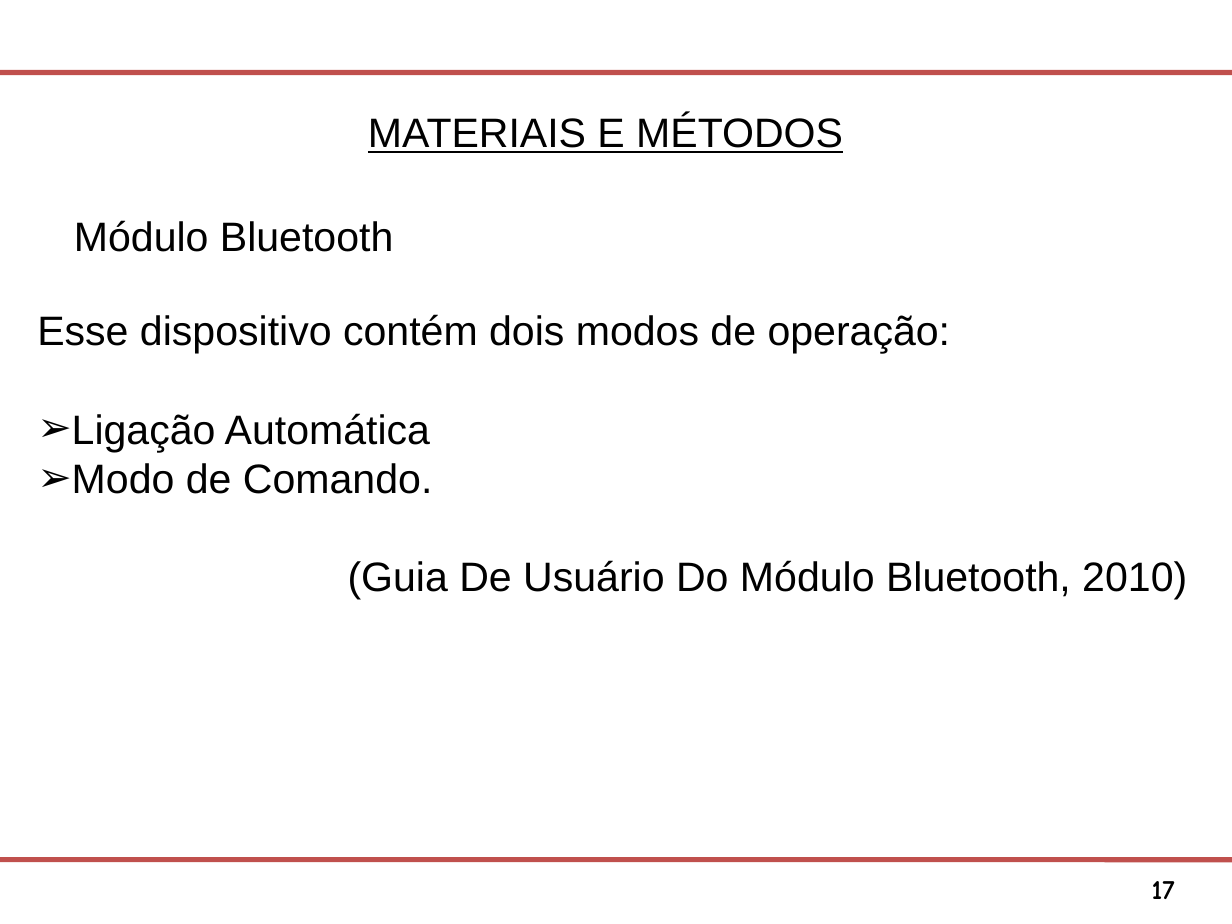
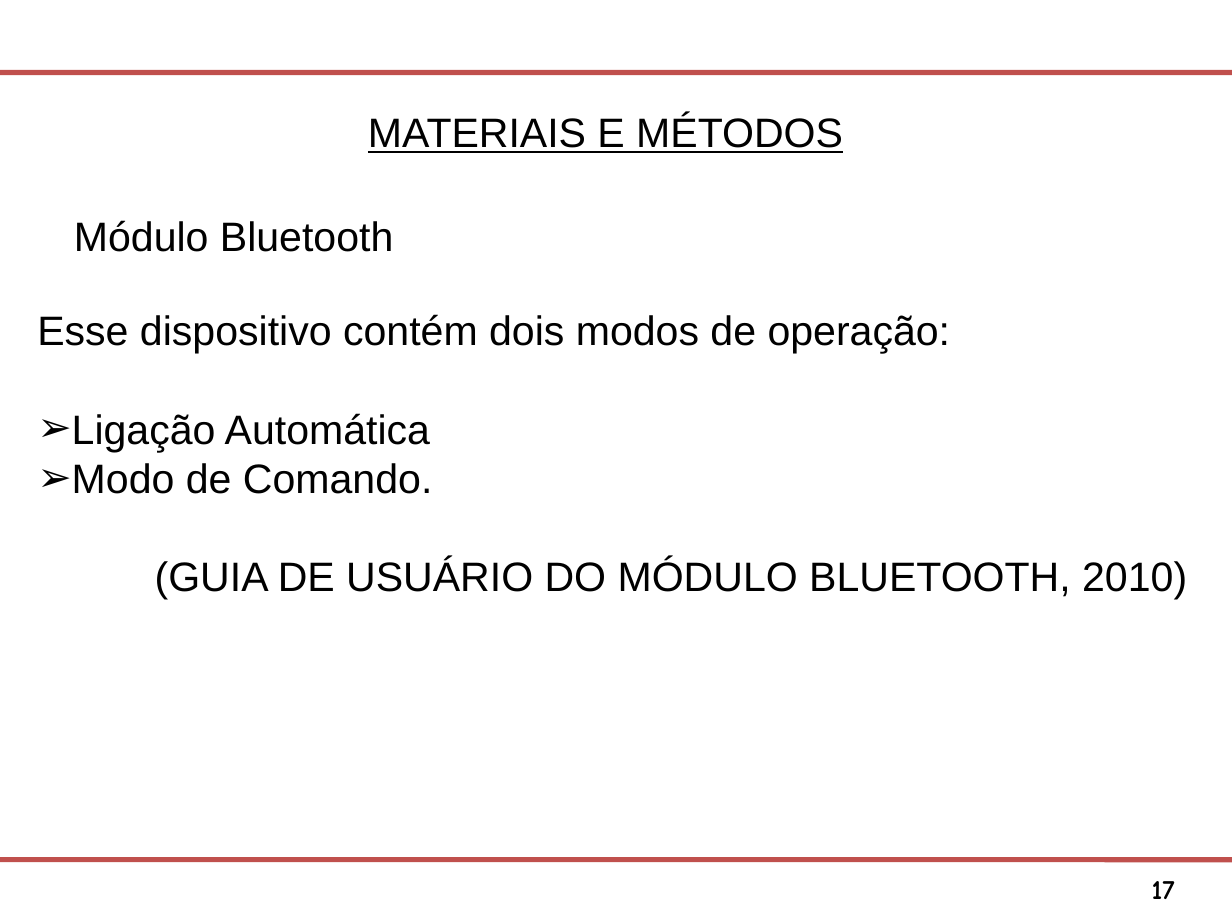
Before and after one commit to Osmar1503/TG, a slide deck: slide 17 of Modelo Apresentacao FATEC SJC.ppt. Drawn at 1232x924 pixels with LibreOffice and Linux fonts; fonts in the diff are those of the drawing; background and template pictures are left out. Boxes give left, top, right and bottom in pixels: in the first picture for what was removed or moved away, otherwise in the second. Text is boxed around its words. In the diff, an @@ line names an element or a change of style, - is before the commit and + after.

```diff
--- a/Modelo Apresentacao FATEC SJC.ppt
+++ b/Modelo Apresentacao FATEC SJC.ppt
@@ text at (155, 559, 1187, 600): text changed @@
-(Guia De Usuário Do Módulo Bluetooth, 2010)
+(GUIA DE USUÁRIO DO MÓDULO BLUETOOTH, 2010)
```
Also in this commit, not shown: 8 other slides changed, 1 slide added, 1 slide removed.
